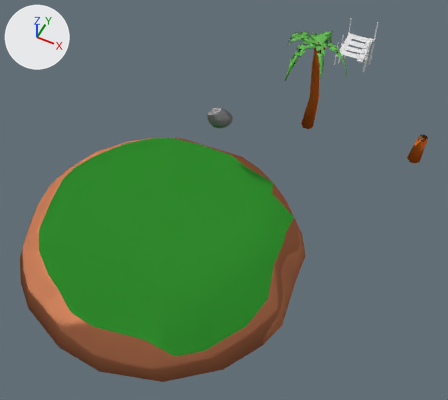
A saved change to the Blender file IslandPrefabs/StarterIsland.blend.
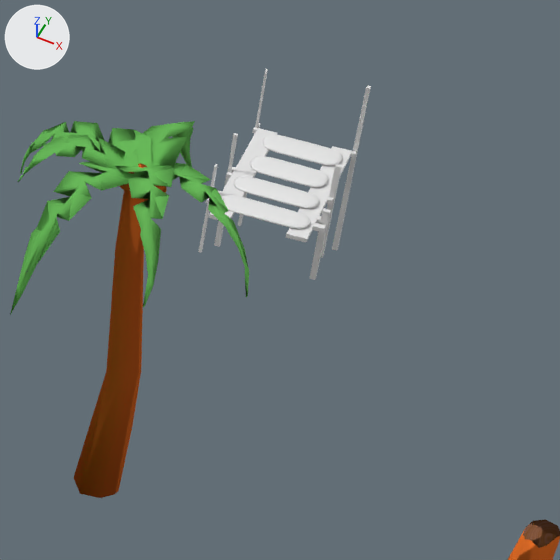
Each version appears first whole from a 50 mm camera at (2.758, -3.524, 4.279) aimed at (1.122, -0.252, 0.189), and next in a close-up on the part from 63% to 95% of the width and 0% to 36% of the height. The axes (+X, +Y, +Z) are drawn at upper left. The lights are the same throughout.

In view in the first close-up: 'CutTree1', 'Pier', 'Step', 'Step.001', 'Step.002', 'Step.003', 'Tree1'.
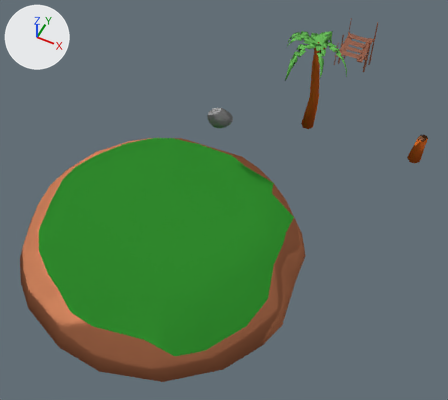
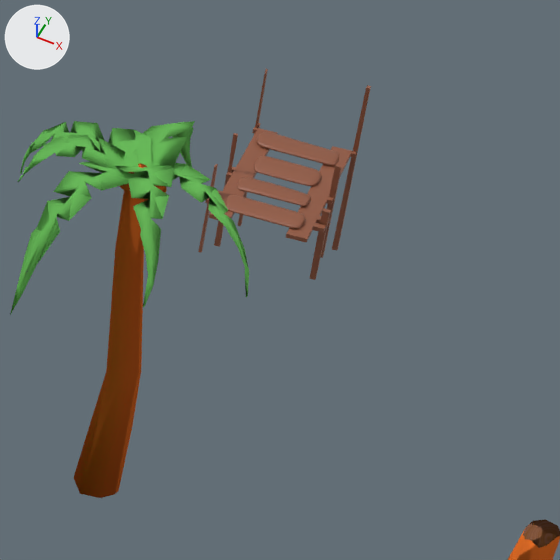
Commit message: Working on pier

What differs and where, as boxes (x1, y1, x2, y2) in the close-ups (560 x 560 px):
'Step.003', reshaped, turned, rescaled, modifiers changed
    before: (263, 135, 343, 166)
    after: (256, 132, 339, 166)
'Step.002', reshaped, modifiers changed (15% narrower)
    before: (250, 156, 329, 187)
    after: (254, 156, 321, 186)
'Step.001', reshaped, moved, turned, rescaled, modifiers changed
    before: (234, 176, 319, 208)
    after: (237, 177, 312, 206)
part 1 of me_cube, added (brown)
    after: (225, 195, 305, 229)
part 2 of me_cube, deleted
    before: (221, 195, 310, 229)
part 6 of me_cube_016, recoloured (white to brown)
    both: (198, 69, 371, 280)

Edits to the bpy script that builds the scene:
```text
Add mat_nail:
    mat_nail = bpy.data.materials.new('Nail')
    mat_nail.use_nodes = True; mat_nail.node_tree.nodes.clear()
    _N = mat_nail.node_tree.nodes; _L = mat_nail.node_tree.links
    n0 = _N.new('ShaderNodeOutputMaterial'); n0.name = 'Material Output'
    n1 = _N.new('ShaderNodeBsdfToon'); n1.name = 'Toon BSDF'
    n1.inputs[0].default_value = (0.196, 0.196, 0.196, 1.0)  # 'Color', grey #7a7a7a
    _L.new(n1.outputs[0], n0.inputs[0])  # 'BSDF' to 'Surface'
Change me_cube:
    used by ob_step; location = (1.446, 2.201, 0.274); scale = (1.01, 1.0, 1.0)
    remove me_cube.from_pydata(...)  # 16 vertices, 14 faces; spans x -0.148..0.139, y -0.045..0.039, z -0.01..0.011
    add me_cube.from_pydata(...)  # 226 vertices, 224 faces; spans x 1.327..1.56, y 2.162..2.237, z 0.266..0.282
    me_cube part 1: 226 vertices added at x 1.327..1.56, y 2.162..2.237, z 0.266..0.282
    me_cube part 2: 16 vertices removed from x -0.148..0.139, y -0.045..0.039, z -0.01..0.011
    add me_cube.materials.append(mat_black)  # brown #925940
Change me_cube_006:
    used by ob_step_001; location = (1.446, 2.307, 0.274); scale = (0.947, 1.0, 1.0)
    remove me_cube_006.from_pydata(...)  # 16 vertices, 14 faces; spans x -0.148..0.139, y -0.045..0.039, z -0.01..0.011
    add me_cube_006.from_pydata(...)  # 226 vertices, 224 faces; spans x -0.038..0.066, y -0.038..0.035, z -0.011..0.008
    me_cube_006 part 3: 16 vertices removed from x -0.148..0.139, y -0.045..0.039, z -0.01..0.011; 226 vertices added at x -0.038..0.066, y -0.038..0.035, z -0.011..0.008
    add me_cube_006.materials.append(mat_black)  # brown #925940
Change me_cube_009:
    used by ob_step_002; location = (1.446, 2.421, 0.274); scale = (0.869, 1.14, 1.0)
    remove me_cube_009.from_pydata(...)  # 16 vertices, 14 faces; spans x -0.148..0.139, y -0.045..0.039, z -0.01..0.011
    add me_cube_009.from_pydata(...)  # 226 vertices, 224 faces; spans x -0.07..0.078, y -0.039..0.036, z -0.008..0.009
    me_cube_009 part 4: 16 vertices removed from x -0.148..0.139, y -0.045..0.039, z -0.01..0.011; 226 vertices added at x -0.07..0.078, y -0.039..0.036, z -0.008..0.009
    add me_cube_009.materials.append(mat_black)  # brown #925940
Change me_cube_010:
    used by ob_step_003; location = (1.446, 2.542, 0.274); scale = (0.894, 1.13, 1.0)
    remove me_cube_010.from_pydata(...)  # 16 vertices, 14 faces; spans x -0.148..0.139, y -0.045..0.039, z -0.01..0.011
    add me_cube_010.from_pydata(...)  # 226 vertices, 224 faces; spans x -0.062..0.078, y -0.039..0.036, z -0.008..0.009
    me_cube_010 part 5: 16 vertices removed from x -0.148..0.139, y -0.045..0.039, z -0.01..0.011; 226 vertices added at x -0.062..0.078, y -0.039..0.036, z -0.008..0.009
    add me_cube_010.materials.append(mat_black)  # brown #925940
Change me_cube_016:
    used by ob_pier; location = (1.469, 2.294, 0.288); rotation_euler = (0.0, 0.0, 1.607), in degrees (0, 0, 92); scale = (0.229, 0.229, 0.229)
    remove me_cube_016.from_pydata(...)  # 912 vertices, 1317 faces; spans x -0.7..1.48, y -0.65..0.87, z -1.6..0.85
    add me_cube_016.from_pydata(...)  # 912 vertices, 1235 faces; spans x -0.7..1.48, y -0.65..0.87, z -1.6..0.85
    me_cube_016 part 6: 1167 faces spanning x -0.7..1.47, y -0.65..0.87, z -1.6..0.85 switch from mat_material (white #e7e7e7) to mat_black (brown #925940)
    add me_cube_016.materials.append(mat_nail)
Change ob_step:
    remove _m = ob_step.modifiers.new('Subdivision', 'SUBSURF')
    remove _m.levels = 2
Change ob_step_001:
    remove _m = ob_step_001.modifiers.new('Subdivision', 'SUBSURF')
    remove _m.levels = 2
    ob_step_001.location: (1.446, 2.307, 0.274) -> (1.462, 2.307, 0.273)
    ob_step_001.rotation_euler: (0.0, 0.0, 0.0) -> (0.0, 0.0, -3.142)  # degrees (0, 0, 0) -> degrees (0, 0, -180)
    ob_step_001.scale: (0.947, 1.0, 1.0) -> (2.1, 1.0, 1.0)
Change ob_step_002:
    remove _m = ob_step_002.modifiers.new('Subdivision', 'SUBSURF')
    remove _m.levels = 2
Change ob_step_003:
    remove _m = ob_step_003.modifiers.new('Subdivision', 'SUBSURF')
    remove _m.levels = 2
    ob_step_003.rotation_euler: (0.0, 0.0, 0.0) -> (0.0, 0.0, -3.142)  # degrees (0, 0, 0) -> degrees (0, 0, -180)
    ob_step_003.scale: (0.894, 1.13, 1.0) -> (1.77, 1.13, 1.0)
```
